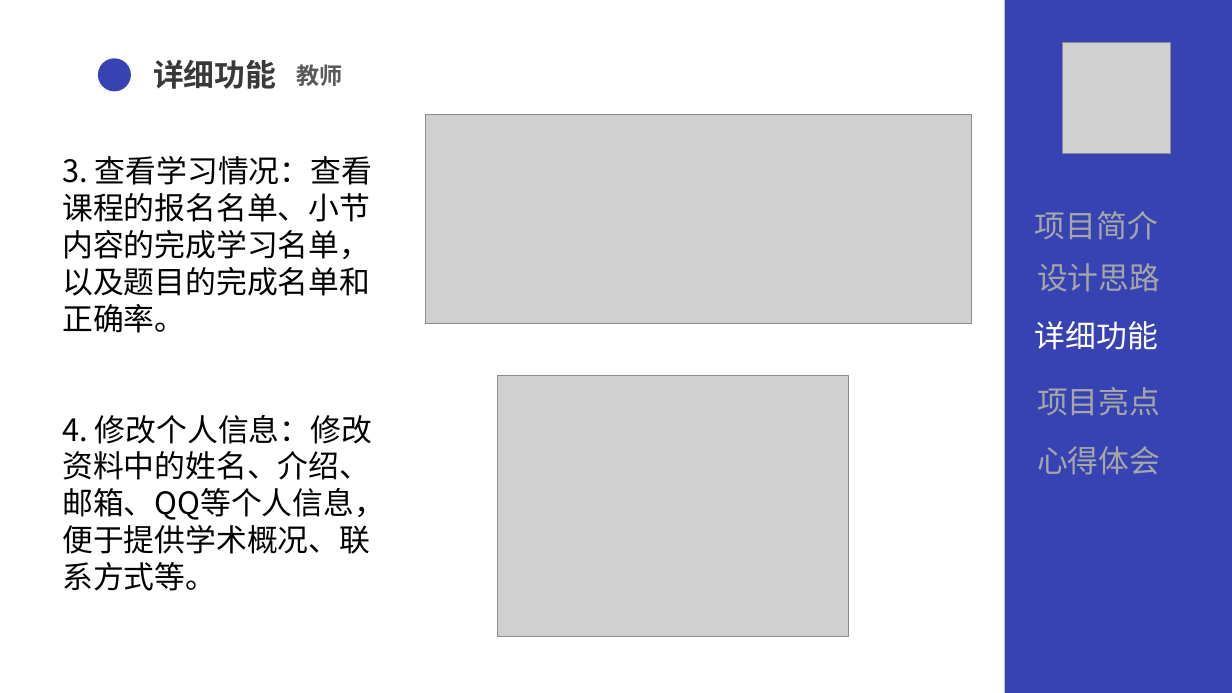
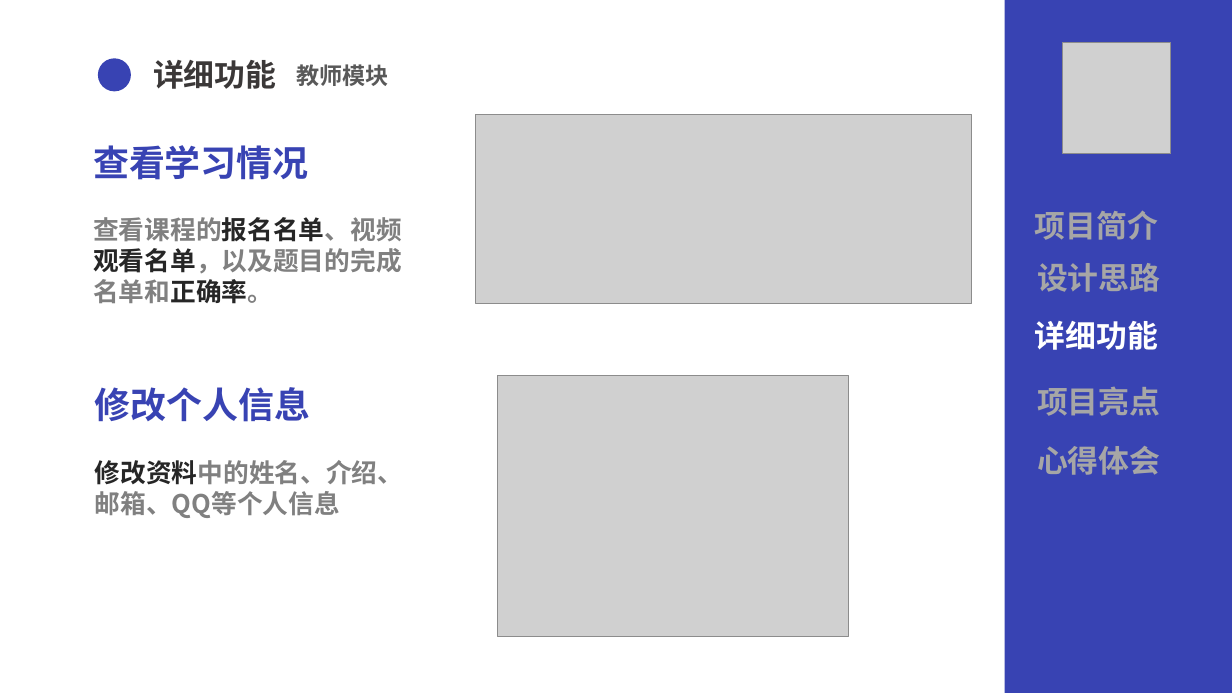
Before and after one commit to wang-kaopu/assignment, a slide deck: slide 12 of document/QG汇报.pptx (slide 10 before the commit). Drawn at 1232x693 pixels with LibreOffice and Linux fonts; fonts in the diff are those of the drawing; grey boxes stand for pictures. Boxes give left, top, right and bottom in pixels: in the first picture for what was removed or moved away, otherwise in the second. Text is boxed around its words. In the diff, an @@ line names an element or a change of style, - is before the commit and + after.

Commit message:
refactor:修改PPT和项目文档

```diff
--- a/document/QG汇报.pptx
+++ b/document/QG汇报.pptx
@@ text at (x1=297, y1=64, x2=389, y2=86): text changed @@
-教师
+教师模块
@@ picture resized from (x1=426, y1=115, x2=972, y2=323) to (x1=476, y1=115, x2=972, y2=304) @@
@@ text at (x1=93, y1=145, x2=402, y2=304): text changed; size 24 to 20 pt; text colour #000000 to #808080; bold on @@
-3. 查看学习情况：查看课程的报名名单、小节内容的完成学习名单，以及题目的完成名单和正确率。
-4. 修改个人信息：修改资料中的姓名、介绍、邮箱、QQ等个人信息，便于提供学术概况、联系方式等。
+查看学习情况
+查看课程的报名名单、视频观看名单，以及题目的完成名单和正确率。
@@ text added at (x1=95, y1=387, x2=403, y2=518), 20 pt, text #808080, bold @@
+修改个人信息
+修改资料中的姓名、介绍、邮箱、QQ等个人信息
@@ bold on in 5 elements at (x1=1035, y1=211, x2=1158, y2=240), (x1=1035, y1=321, x2=1158, y2=350), (x1=1037, y1=263, x2=1160, y2=292), (x1=1037, y1=387, x2=1160, y2=416), (x1=1037, y1=446, x2=1160, y2=475) @@
```
Also in this commit, not shown: 12 other slides changed, 8 slides added, 1 other file.
